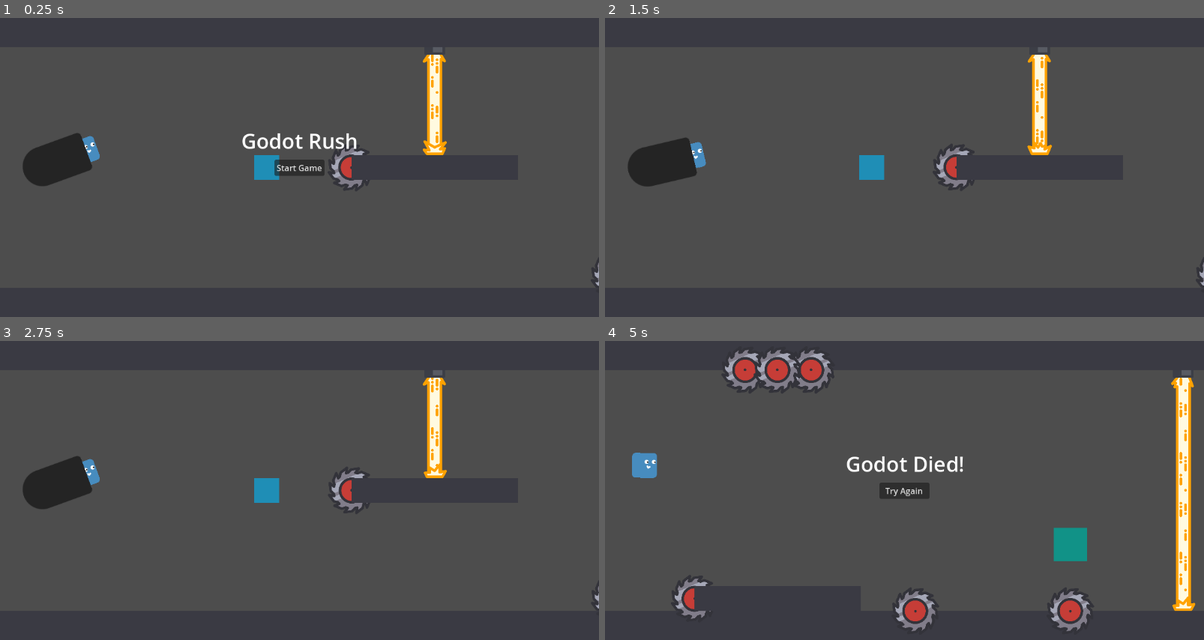
Above: before the commit, frames 1-4 (two rows, left to right).
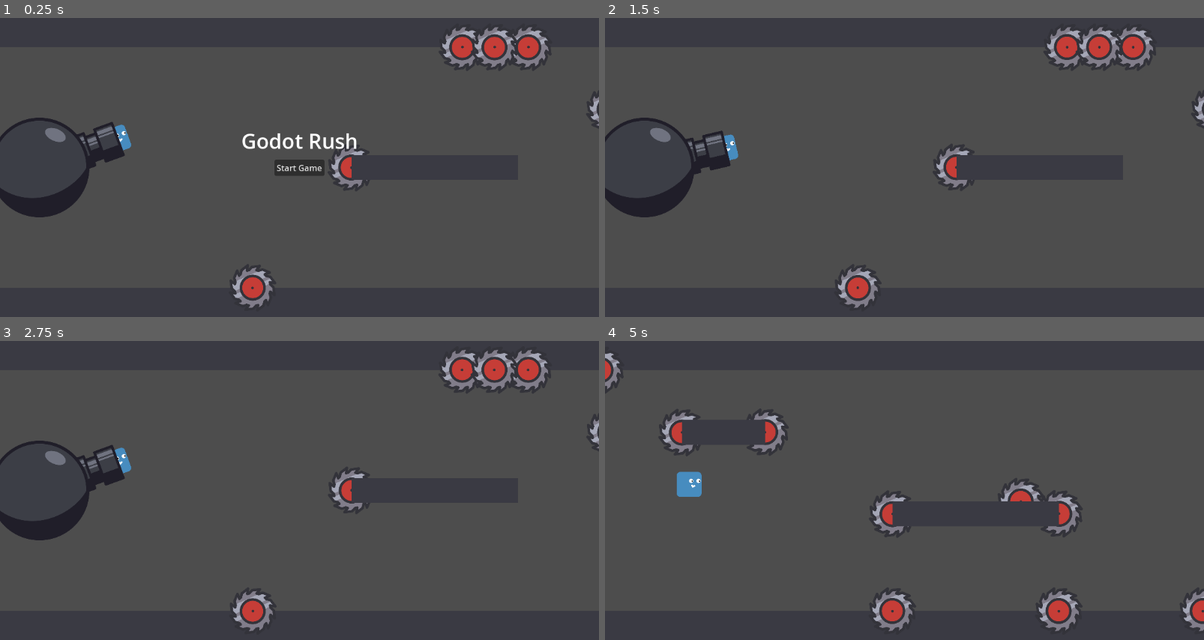
Above: after the commit, the same moments.

Repository: JostMK/Godot-Wild-Jam-75
Game: Godot game, scene res://main.tscn
Same seed, same stepped clock (60 frames per second), same inputs: the game is played once before the commit and once after it.
Inputs:
- Up to frame 1 (0.25 s): no input
- Up to frame 2 (1.5 s): click "Start Game" at 0.5 s; tap Down (Aim_Down) at 1.35 s
- Up to frame 3 (2.75 s): tap Up (Aim_Up) at 2.1 s
- Up to frame 4 (5 s): tap Space (Reflect) at 2.85 s; tap Down (Aim_Down) at 3.6 s; tap Up (Aim_Up) at 4.35 s

The runs differ from the first frame. In frame 1, 7.0% of the frame differs, in the area x 0-100%, y 3-97%; in frame 2, 7.0%; in frame 3, 7.0%; in frame 4, 11%.

Commit message:
Improves cannon visuals

Diff:
--- /dev/null
+++ b/assets/sprites/cannon.svg
@@ -0,0 +1,212 @@
+<?xml version="1.0" encoding="UTF-8" standalone="no"?>
+<!-- Created with Inkscape (http://www.inkscape.org/) -->
+
+<svg
+   width="768"
+   height="384"
+   viewBox="0 0 203.2 101.6"
+   version="1.1"
+   id="svg1"
+   sodipodi:docname="canon.svg"
+   inkscape:version="1.3 (0e150ed6c4, 2023-07-21)"
+   xmlns:inkscape="http://www.inkscape.org/namespaces/inkscape"
+   xmlns:sodipodi="http://sodipodi.sourceforge.net/DTD/sodipodi-0.dtd"
+   xmlns="http://www.w3.org/2000/svg"
+   xmlns:svg="http://www.w3.org/2000/svg">
+  <sodipodi:namedview
+     id="namedview1"
+     pagecolor="#000000"
+     bordercolor="#000000"
+     borderopacity="0.25"
+     inkscape:showpageshadow="false"
+     inkscape:pageopacity="0.0"
+     inkscape:pagecheckerboard="true"
+     inkscape:deskcolor="#d1d1d1"
+     inkscape:document-units="mm"
+     inkscape:zoom="0.72851564"
+     inkscape:cx="288.25737"
+     inkscape:cy="198.34852"
+     inkscape:window-width="1858"
+     inkscape:window-height="1057"
+     inkscape:window-x="54"
+     inkscape:window-y="-8"
+     inkscape:window-maximized="1"
+     inkscape:current-layer="layer1"
+     showgrid="true">
+    <inkscape:grid
+       id="grid33"
+       units="px"
+       originx="0"
+       originy="0"
+       spacingx="101.6"
+       spacingy="101.6"
+       empcolor="#0099e5"
+       empopacity="0.30196078"
+       color="#0099e5"
+       opacity="0.14901961"
+       empspacing="5"
+       dotted="false"
+       gridanglex="30"
+       gridanglez="30"
+       visible="true" />
+  </sodipodi:namedview>
+  <defs
+     id="defs1" />
+  <g
+     inkscape:label="Layer 1"
+     inkscape:groupmode="layer"
+     id="layer1">
+    <g
+       id="g33"
+       transform="translate(101.6)">
+      <g
+         id="g24">
+        <rect
+           style="fill:#3c3e46;stroke:none;stroke-width:4.85631;stroke-linejoin:round;stroke-dasharray:none;stroke-opacity:1;paint-order:markers fill stroke"
+           id="rect20"
+           width="76.47554"
+           height="28.582279"
+           x="1.3317715"
+           y="36.508858"
+           ry="0" />
+        <rect
+           style="fill:#201e29;fill-opacity:1;stroke:none;stroke-width:5.3255;stroke-linejoin:round;stroke-dasharray:none;stroke-opacity:1;paint-order:markers fill stroke"
+           id="rect21"
+           width="76.46669"
+           height="11.331799"
+           x="1.3317752"
+           y="52.397251" />
+        <rect
+           style="fill:#707380;fill-opacity:1;stroke:none;stroke-width:5.32612;stroke-linejoin:round;stroke-dasharray:none;stroke-opacity:1;paint-order:markers fill stroke"
+           id="rect22"
+           width="76.484413"
+           height="3.7226093"
+           x="1.3229096"
+           y="40.680882" />
+        <rect
+           style="fill:#707380;fill-opacity:1;stroke:none;stroke-width:3.70005;stroke-linejoin:round;stroke-dasharray:none;stroke-opacity:1;paint-order:markers fill stroke"
+           id="rect23"
+           width="76.484413"
+           height="1.7965491"
+           x="1.3229096"
+           y="45.820503" />
+        <rect
+           style="fill:none;stroke:#201e29;stroke-width:2.66354;stroke-linejoin:round;stroke-dasharray:none;stroke-opacity:1;paint-order:markers fill stroke"
+           id="rect24"
+           width="76.46669"
+           height="25.858109"
+           x="1.3317715"
+           y="37.870941"
+           ry="0" />
+      </g>
+      <g
+         id="g7"
+         transform="translate(-15.66529)">
+        <rect
+           style="fill:#3c3e46;stroke:none;stroke-width:2.64583;stroke-linejoin:round;stroke-dasharray:none;stroke-opacity:1;paint-order:markers fill stroke"
+           id="rect3"
+           width="18.874449"
+           height="34.376194"
+           x="81.402634"
+           y="33.6119"
+           ry="0" />
+        <rect
+           style="fill:#201e29;fill-opacity:1;stroke:none;stroke-width:2.64583;stroke-linejoin:round;stroke-dasharray:none;stroke-opacity:1;paint-order:markers fill stroke"
+           id="rect4"
+           width="18.874449"
+           height="11.331799"
+           x="81.402626"
+           y="56.6563" />
+        <rect
+           style="fill:#707380;fill-opacity:1;stroke:none;stroke-width:2.64583;stroke-linejoin:round;stroke-dasharray:none;stroke-opacity:1;paint-order:markers fill stroke"
+           id="rect5"
+           width="18.874449"
+           height="3.7226093"
+           x="81.402626"
+           y="36.508858" />
+        <rect
+           style="fill:#707380;fill-opacity:1;stroke:none;stroke-width:1.83805;stroke-linejoin:round;stroke-dasharray:none;stroke-opacity:1;paint-order:markers fill stroke"
+           id="rect7"
+           width="18.874449"
+           height="1.7965491"
+           x="81.402626"
+           y="41.643913" />
+        <rect
+           style="fill:none;stroke:#201e29;stroke-width:2.64583;stroke-linejoin:round;stroke-dasharray:none;stroke-opacity:1;paint-order:markers fill stroke"
+           id="rect6"
+           width="18.874449"
+           height="34.376194"
+           x="81.402634"
+           y="33.6119"
+           ry="0" />
+      </g>
+      <g
+         id="g31"
+         transform="translate(-46.354119)">
+        <rect
+           style="fill:#3c3e46;stroke:none;stroke-width:2.64583;stroke-linejoin:round;stroke-dasharray:none;stroke-opacity:1;paint-order:markers fill stroke"
+           id="rect27"
+           width="18.874449"
+           height="34.376194"
+           x="81.402634"
+           y="33.6119"
+           ry="0" />
+        <rect
+           style="fill:#201e29;fill-opacity:1;stroke:none;stroke-width:2.64583;stroke-linejoin:round;stroke-dasharray:none;stroke-opacity:1;paint-order:markers fill stroke"
+           id="rect28"
+           width="18.874449"
+           height="11.331799"
+           x="81.402626"
+           y="56.6563" />
+        <rect
+           style="fill:#707380;fill-opacity:1;stroke:none;stroke-width:2.64583;stroke-linejoin:round;stroke-dasharray:none;stroke-opacity:1;paint-order:markers fill stroke"
+           id="rect29"
+           width="18.874449"
+           height="3.7226093"
+           x="81.402626"
+           y="36.508858" />
+        <rect
+           style="fill:#707380;fill-opacity:1;stroke:none;stroke-width:1.83805;stroke-linejoin:round;stroke-dasharray:none;stroke-opacity:1;paint-order:markers fill stroke"
+           id="rect30"
+           width="18.874449"
+           height="1.7965491"
+           x="81.402626"
+           y="41.643913" />
+        <rect
+           style="fill:none;stroke:#201e29;stroke-width:2.64583;stroke-linejoin:round;stroke-dasharray:none;stroke-opacity:1;paint-order:markers fill stroke"
+           id="rect31"
+           width="18.874449"
+           height="34.376194"
+           x="81.402634"
+           y="33.6119"
+           ry="0" />
+      </g>
+    </g>
+    <g
+       id="g34"
+       transform="translate(50.799998)">
+      <ellipse
+         style="fill:#3c3e46;fill-opacity:1;stroke:#201e29;stroke-width:3.18239;stroke-linejoin:round;stroke-dasharray:none;stroke-opacity:1;paint-order:markers fill stroke"
+         id="ellipse26"
+         cx="0"
+         cy="50.799995"
+         rx="49.208805"
+         ry="49.208809" />
+      <path
+         id="path31"
+         style="fill:#201e29;fill-opacity:1;stroke:none;stroke-width:3.26866;stroke-linejoin:round;stroke-dasharray:none;stroke-opacity:1;paint-order:markers fill stroke"
+         d="m 49.131885,48.053914 c -11.982059,26.994037 -60.263412,50.567768 -95.890271,18.080551 7.669633,11.309838 11.24183,25.003337 28.882416,30.51263 10.1552108,3.465455 26.2926475,2.636572 30.847271,1.621325 6.428579,-1.774447 12.232713,-4.661364 17.543116,-8.863024 6.087462,-4.84702 10.895336,-10.866255 14.265795,-18.203024 1.627637,-3.523816 3.610819,-19.720386 4.351673,-23.148458 z"
+         sodipodi:nodetypes="ccccccc" />
+      <ellipse
+         style="fill:#707380;fill-opacity:1;stroke:none;stroke-width:3.96191;stroke-linejoin:round;stroke-dasharray:none;stroke-opacity:1;paint-order:markers fill stroke"
+         id="path32"
+         cx="-10.057162"
+         cy="21.442661"
+         rx="6.2529778"
+         ry="11.098296"
+         transform="matrix(0.36024678,-0.93285704,0.9243212,0.38161541,0,0)"
+         inkscape:transform-center-x="-0.077988397"
+         inkscape:transform-center-y="-0.32511793" />
+    </g>
+  </g>
+</svg>
--- a/assets/sprites/canon.svg
+++ /dev/null
@@ -1,64 +0,0 @@
-<?xml version="1.0" encoding="UTF-8" standalone="no"?>
-<!-- Created with Inkscape (http://www.inkscape.org/) -->
-
-<svg
-   width="128"
-   height="128"
-   viewBox="0 0 33.866667 33.866667"
-   version="1.1"
-   id="svg1"
-   sodipodi:docname="canon.svg"
-   inkscape:version="1.3 (0e150ed6c4, 2023-07-21)"
-   xmlns:inkscape="http://www.inkscape.org/namespaces/inkscape"
-   xmlns:sodipodi="http://sodipodi.sourceforge.net/DTD/sodipodi-0.dtd"
-   xmlns="http://www.w3.org/2000/svg"
-   xmlns:svg="http://www.w3.org/2000/svg">
-  <sodipodi:namedview
-     id="namedview1"
-     pagecolor="#000000"
-     bordercolor="#000000"
-     borderopacity="0.25"
-     inkscape:showpageshadow="false"
-     inkscape:pageopacity="0.0"
-     inkscape:pagecheckerboard="true"
-     inkscape:deskcolor="#d1d1d1"
-     inkscape:document-units="mm"
-     inkscape:zoom="2.0605534"
-     inkscape:cx="34.699417"
-     inkscape:cy="78.862311"
-     inkscape:window-width="1858"
-     inkscape:window-height="1057"
-     inkscape:window-x="54"
-     inkscape:window-y="-8"
-     inkscape:window-maximized="1"
-     inkscape:current-layer="layer1" />
-  <defs
-     id="defs1" />
-  <g
-     inkscape:label="Layer 1"
-     inkscape:groupmode="layer"
-     id="layer1">
-    <circle
-       style="fill:#ffffff;stroke-width:1;stroke-linecap:round;stroke-linejoin:round"
-       id="path1"
-       cx="10.078284"
-       cy="16.933334"
-       r="10.078284" />
-    <rect
-       style="fill:#ffffff;stroke-width:1;stroke-linecap:round;stroke-linejoin:round"
-       id="rect1"
-       width="23.788382"
-       height="20.156567"
-       x="10.078284"
-       y="6.8550501"
-       ry="2.063838" />
-    <rect
-       style="fill:#ffffff;stroke-width:1;stroke-linecap:round;stroke-linejoin:round"
-       id="rect2"
-       width="11.89419"
-       height="20.156567"
-       x="10.078284"
-       y="6.8550501"
-       ry="0" />
-  </g>
-</svg>
--- a/main.tscn
+++ b/main.tscn
@@ -12,7 +12,7 @@
 script = ExtResource("1_ba1j7")
 level_ui = NodePath("../CanvasLayer/LevelUI")
 follow_camera = NodePath("../FollowCamera")
-levels = Array[PackedScene]([ExtResource("2_kdpc2"), ExtResource("2_xs6ok")])
+levels = Array[PackedScene]([ExtResource("2_xs6ok"), ExtResource("2_kdpc2")])
 
 [node name="FollowCamera" parent="." instance=ExtResource("2_ci57k")]
 offset = Vector2(500, 0)
--- a/scenes/levels/item_level.tscn
+++ b/scenes/levels/item_level.tscn
@@ -22,7 +22,6 @@
 
 [node name="Cannon" parent="." instance=ExtResource("2_febu2")]
 position = Vector2(-600, 0)
-rotation = -0.349066
 
 [node name="Finish" parent="." instance=ExtResource("3_s01xc")]
 position = Vector2(3389, 0)
--- a/scenes/levels/test_level.tscn
+++ b/scenes/levels/test_level.tscn
@@ -18,13 +18,14 @@
 
 [node name="Cannon" parent="." instance=ExtResource("2_6eu1r")]
 position = Vector2(-600, 0)
-rotation = -0.349066
+start_rotation = -20.0
 
 [node name="Finish" parent="." instance=ExtResource("3_4et4u")]
 position = Vector2(4500, 0)
 size = Vector2(200, 464)
 
 [node name="BlockyScenery" parent="." instance=ExtResource("4_2gdry")]
+visible = false
 
 [node name="Map" type="Node2D" parent="."]
 
--- a/scenes/props/cannon/cannon.gd
+++ b/scenes/props/cannon/cannon.gd
@@ -6,7 +6,9 @@
 @export var player_scene: PackedScene
 @export var rotation_speed: float = 120
 @export var rotation_bounds: Vector2 = Vector2(-45, 45)
+@export var start_rotation: float = 0
 
+@onready var cannon_anchor: Node2D = %CannonAnchor
 @onready var player_spawn: Node2D = %PlayerSpawn
 
 var _player: Player
@@ -14,6 +16,8 @@
 
 func _ready() -> void:
 	rotation_bounds = Vector2(deg_to_rad(rotation_bounds.x), deg_to_rad(rotation_bounds.y))
+	cannon_anchor.rotation = deg_to_rad(start_rotation)
+
 	setup()
 
 
@@ -26,6 +30,7 @@
 	player_spawn.add_child(_player)
 	_player.position = Vector2.ZERO
 	_player.rotation = 0
+
 
 func activate() -> void:
 	_active = true
@@ -50,5 +55,5 @@
 		_active = false
 
 	var rotation_input: float = Input.get_axis("Aim_Up", "Aim_Down")
-	rotate(deg_to_rad(rotation_input * rotation_speed * delta))
-	rotation = clamp(rotation, rotation_bounds.x, rotation_bounds.y)
+	cannon_anchor.rotate(deg_to_rad(rotation_input * rotation_speed * delta))
+	cannon_anchor.rotation = clamp(cannon_anchor.rotation, rotation_bounds.x, rotation_bounds.y)
--- a/scenes/props/cannon/cannon.tscn
+++ b/scenes/props/cannon/cannon.tscn
@@ -1,7 +1,7 @@
 [gd_scene load_steps=4 format=3 uid="uid://b6l8u4efrjft7"]
 
 [ext_resource type="Script" path="res://scenes/props/cannon/cannon.gd" id="1_0tgv6"]
-[ext_resource type="Texture2D" uid="uid://br0cnx64tbkx7" path="res://assets/sprites/canon.svg" id="1_r4otj"]
+[ext_resource type="Texture2D" uid="uid://br0cnx64tbkx7" path="res://assets/sprites/cannon.svg" id="1_r4otj"]
 [ext_resource type="PackedScene" uid="uid://b217sgubfrsu5" path="res://scenes/player/player.tscn" id="2_xhqyx"]
 
 [node name="Cannon" type="Node2D"]
@@ -9,12 +9,26 @@
 player_scene = ExtResource("2_xhqyx")
 rotation_speed = 101.0
 
-[node name="Sprite2D" type="Sprite2D" parent="."]
-self_modulate = Color(0.140447, 0.140447, 0.140447, 1)
-z_index = 5
-position = Vector2(32, 0)
+[node name="Visuals" type="Node2D" parent="."]
+
+[node name="CannonAnchor" type="Node2D" parent="Visuals"]
+unique_name_in_owner = true
+
+[node name="CannonSprite2D" type="Sprite2D" parent="Visuals/CannonAnchor"]
+z_index = 20
+position = Vector2(96, 0)
+scale = Vector2(0.25, 0.25)
 texture = ExtResource("1_r4otj")
+region_enabled = true
+region_rect = Rect2(768, 0, 768, 768)
 
-[node name="PlayerSpawn" type="Marker2D" parent="."]
+[node name="PlayerSpawn" type="Marker2D" parent="Visuals/CannonAnchor"]
 unique_name_in_owner = true
-position = Vector2(93, 0)
+position = Vector2(157, 0)
+
+[node name="EmplacementSprite2D" type="Sprite2D" parent="Visuals"]
+z_index = 20
+scale = Vector2(0.25, 0.25)
+texture = ExtResource("1_r4otj")
+region_enabled = true
+region_rect = Rect2(0, 0, 768, 768)
Not shown, changed: assets/sprites/cannon.svg.import
